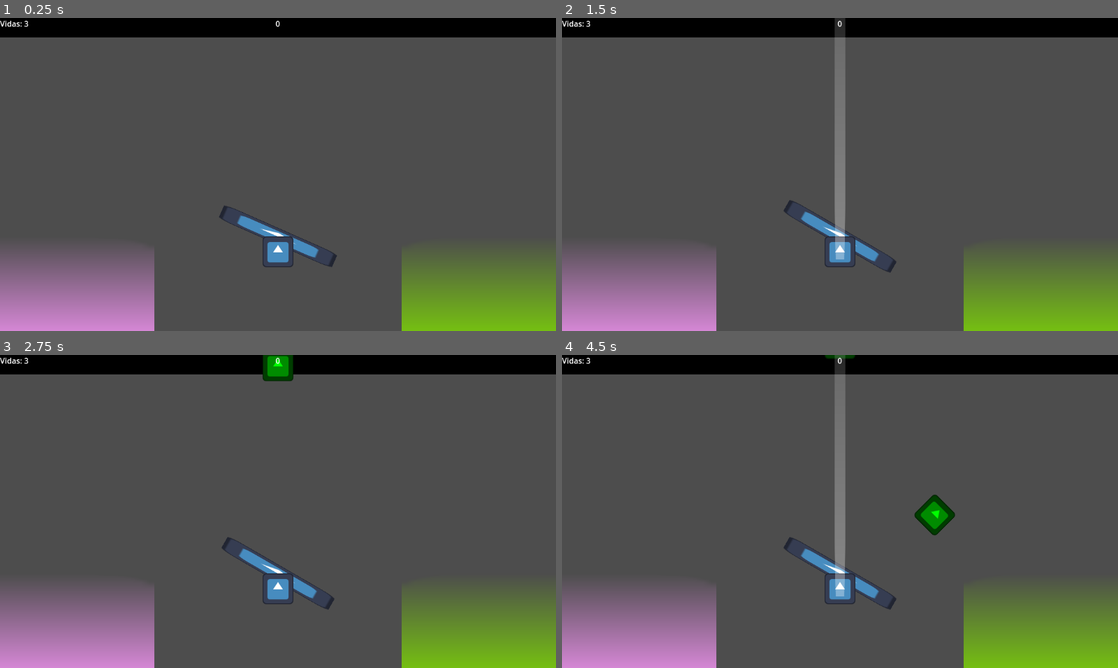
Above: before the commit, frames 1-4 (two rows, left to right).
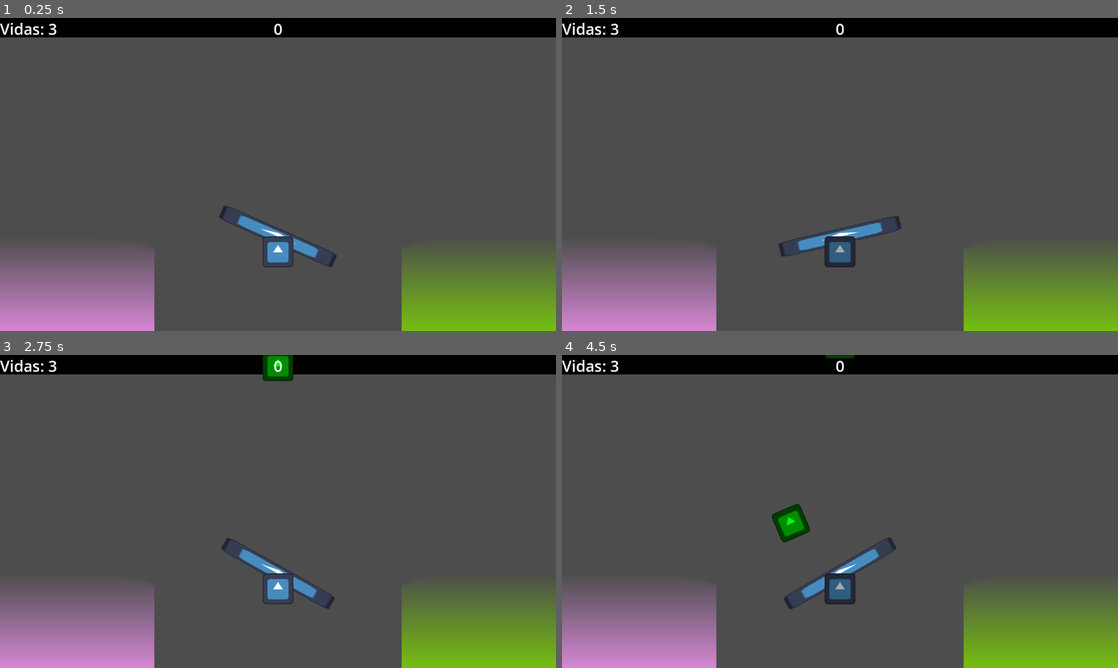
Above: after the commit, the same moments.

Repository: KettLovahr/RodizioKett
Game: Godot game, scene res://Scenes/main_scene.tscn
Two runs of this game, one before a commit and one after it. Both use one fixed random seed, a clock stepped at 60 frames per second and the inputs below. The engine's default icon, where the game draws it, is replaced by a stand-in: a white triangle on a blue panel in a dark square.
Inputs:
- Up to frame 1 (0.25 s): no input
- Up to frame 2 (1.5 s): hold D (move_right) 0.53-1.28 s; tap Space (move_shoot) at 0.6, 1.35 s; tap Enter at 1.25 s; hold A (move_left) from 1.28 s (still down)
- Up to frame 3 (2.75 s): release A (move_left) at 2.03 s; hold D (move_right) from 2.03 s (still down); tap Space (move_shoot) at 2.1 s
- Up to frame 4 (4.5 s): tap Space (move_shoot) at 2.85, 3.6, 4.35 s; release D (move_right) at 3.53 s; hold A (move_left) from 3.53 s (still down)

The runs differ from the first frame. In frame 1, 0.3% of the frame differs, in the area x 0-51%, y 0-6%; in frame 2, 3.1%; in frame 3, 0.3%; in frame 4, 4.2%, in the area x 0-71%, y 0-82%.

Commit message:
Game over state

Diff:
--- a/Scenes/main_scene.gd
+++ b/Scenes/main_scene.gd
@@ -4,6 +4,9 @@
 @export var score_label: Label
 @export var lives_label: Label
 @export var difficulties: Array[DifficultyRule]
+
+var dead: bool = false
+signal died
 
 var lives: int = 3:
 	set(v):
@@ -13,8 +16,10 @@
 		lives_label.text = "Vidas: %s" % [lives]
 		spawner.evil_chance = lives * 0.02
 		if lives == 0:
-			spawner.timer.stop()
-
+			if not dead:
+				print("You're dead.")
+				died.emit()
+				dead = true
 
 var score: int = 0:
 	set(v):
@@ -29,3 +34,12 @@
 				spawner.spawn_delay = diff.spawn_timer
 				print("speed up!")
 				break
+
+
+func _on_spawner_game_over() -> void:
+	$UILayer/UIRoot/GameOverOverlay/GameOverScoreLabel.text = "Pontos: %d" % [score]
+	$UILayer/UIRoot/GameOverOverlay.show()
+
+
+func _on_try_again_button_pressed() -> void:
+	get_tree().change_scene_to_file("res://Scenes/main_scene.tscn")
--- a/Scenes/main_scene.tscn
+++ b/Scenes/main_scene.tscn
@@ -205,6 +205,7 @@
 offset_right = 20.0
 offset_bottom = 23.0
 grow_horizontal = 2
+theme_override_font_sizes/font_size = 32
 text = "0"
 horizontal_alignment = 1
 
@@ -212,11 +213,69 @@
 layout_mode = 1
 offset_right = 51.0
 offset_bottom = 23.0
+theme_override_font_sizes/font_size = 32
 text = "Vidas: 3"
 
-[node name="Icon" type="Sprite2D" parent="."]
-position = Vector2(0, 32)
-texture = ExtResource("5_6ev3c")
+[node name="GameOverOverlay" type="ColorRect" parent="UILayer/UIRoot"]
+visible = false
+layout_mode = 1
+anchors_preset = 15
+anchor_right = 1.0
+anchor_bottom = 1.0
+grow_horizontal = 2
+grow_vertical = 2
+color = Color(0, 0, 0, 0.588235)
+
+[node name="GameOverLabel" type="Label" parent="UILayer/UIRoot/GameOverOverlay"]
+layout_mode = 1
+anchors_preset = 8
+anchor_left = 0.5
+anchor_top = 0.5
+anchor_right = 0.5
+anchor_bottom = 0.5
+offset_left = -47.0
+offset_top = -92.0
+offset_right = 47.0
+offset_bottom = -69.0
+grow_horizontal = 2
+grow_vertical = 2
+theme_override_font_sizes/font_size = 48
+text = "Fim de Jogo!"
+horizontal_alignment = 1
+vertical_alignment = 1
+
+[node name="GameOverScoreLabel" type="Label" parent="UILayer/UIRoot/GameOverOverlay"]
+layout_mode = 1
+anchors_preset = 8
+anchor_left = 0.5
+anchor_top = 0.5
+anchor_right = 0.5
+anchor_bottom = 0.5
+offset_left = -107.0
+offset_top = -36.0
+offset_right = 107.0
+offset_bottom = 31.0
+grow_horizontal = 2
+grow_vertical = 2
+theme_override_font_sizes/font_size = 36
+text = "Pontos: 0"
+horizontal_alignment = 1
+vertical_alignment = 1
+
+[node name="TryAgainButton" type="Button" parent="UILayer/UIRoot/GameOverOverlay"]
+layout_mode = 1
+anchors_preset = 8
+anchor_left = 0.5
+anchor_top = 0.5
+anchor_right = 0.5
+anchor_bottom = 0.5
+offset_left = -76.0
+offset_top = 44.0
+offset_right = 76.0
+offset_bottom = 75.0
+grow_horizontal = 2
+grow_vertical = 2
+text = "Tentar novamente"
 
 [node name="BGLayer" type="CanvasLayer" parent="."]
 layer = -10
@@ -231,3 +290,7 @@
 grow_vertical = 2
 color = Color(0, 0, 0, 1)
 script = ExtResource("8_huasi")
+
+[connection signal="died" from="." to="Spawner" method="_on_main_scene_died"]
+[connection signal="game_over" from="Spawner" to="." method="_on_spawner_game_over"]
+[connection signal="pressed" from="UILayer/UIRoot/GameOverOverlay/TryAgainButton" to="." method="_on_try_again_button_pressed"]
--- a/Scenes/see_saw.gd
+++ b/Scenes/see_saw.gd
@@ -7,8 +7,15 @@
 
 var target_rotation: float = right_rot
 
+
+
+var can_shoot: bool = true:
+	set(v):
+		can_shoot = v
+		$CanShootIndicator.modulate = Color.WHITE if can_shoot else Color.DARK_GRAY
+
 func _process(delta: float) -> void:
-	var axis = Input.get_axis("ui_left", "ui_right")
+	var axis = Input.get_axis("move_left", "move_right")
 
 	if axis > 0:
 		target_rotation = right_rot
@@ -16,12 +23,14 @@
 		target_rotation = left_rot
 	rotation = lerp(rotation, target_rotation, 0.1)
 
-	if Input.is_action_just_pressed("move_shoot"):
+	if Input.is_action_just_pressed("move_shoot") and can_shoot:
 		$RayCast2D/Beam.scale = Vector2(1.0, 15)
 		$RayCast2D/Beam.modulate = Color.WHITE
 		get_tree().create_tween().tween_property($RayCast2D/Beam, "scale", Vector2(0, 15), 0.2)
 		get_tree().create_tween().tween_property($RayCast2D/Beam, "modulate", Color(0, 0, 0, 0), 0.2)
 		var collider = $RayCast2D.get_collider()
+		self.can_shoot = false
+		$CanShootTimer.start()
 		if collider is Block:
 			if collider.color == Block.BlockColor.EVIL:
 				collider.health -= 1
@@ -34,3 +43,7 @@
 			area.velocity = Vector2(rotation * 500, -200)
 			area.rot_speed = rotation
 			area.fall_speed = 5
+
+
+func _on_can_shoot_timer_timeout() -> void:
+	self.can_shoot = true
--- a/Scenes/see_saw.tscn
+++ b/Scenes/see_saw.tscn
@@ -39,4 +39,13 @@
 [node name="CollisionShape2D" type="CollisionShape2D" parent="."]
 shape = SubResource("RectangleShape2D_crjby")
 
+[node name="CanShootIndicator" type="Sprite2D" parent="."]
+top_level = true
+position = Vector2(0, 32)
+texture = ExtResource("1_crjby")
+
+[node name="CanShootTimer" type="Timer" parent="."]
+wait_time = 2.0
+
 [connection signal="area_entered" from="." to="." method="_on_area_entered"]
+[connection signal="timeout" from="CanShootTimer" to="." method="_on_can_shoot_timer_timeout"]
--- a/Scenes/spawner.gd
+++ b/Scenes/spawner.gd
@@ -3,6 +3,9 @@
 
 var timer: Timer
 var block_scene: PackedScene = preload("res://Scenes/Block.tscn")
+
+var last_hurrah = false
+signal game_over
 
 var spawned_block_fall_speed: float = 5:
 	set(v):
@@ -23,6 +26,12 @@
 	timer.start(spawn_delay)
 	timer.timeout.connect(spawn_random)
 
+func _process(_delta):
+	if last_hurrah and len(get_children()) == 0:
+		print("Game over")
+		last_hurrah = false
+		game_over.emit()
+
 func spawn_random():
 	var block: Block = block_scene.instantiate()
 	if randf() < evil_chance:
@@ -33,3 +42,9 @@
 		block.fall_speed = spawned_block_fall_speed
 		block.color = [Block.BlockColor.PINK, Block.BlockColor.GREEN][randi() % 2]
 	add_child(block)
+
+
+func _on_main_scene_died() -> void:
+	timer.queue_free()
+	print("Last Hurrah!")
+	last_hurrah = true
